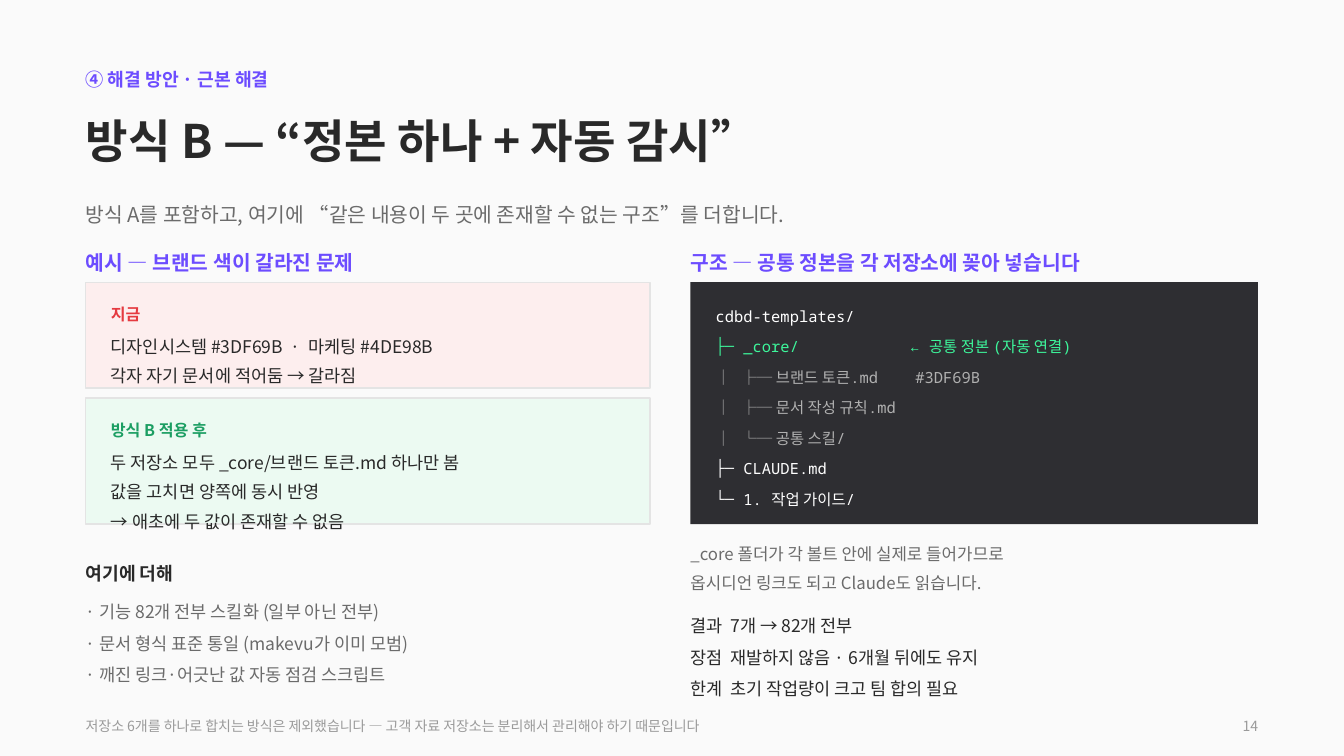
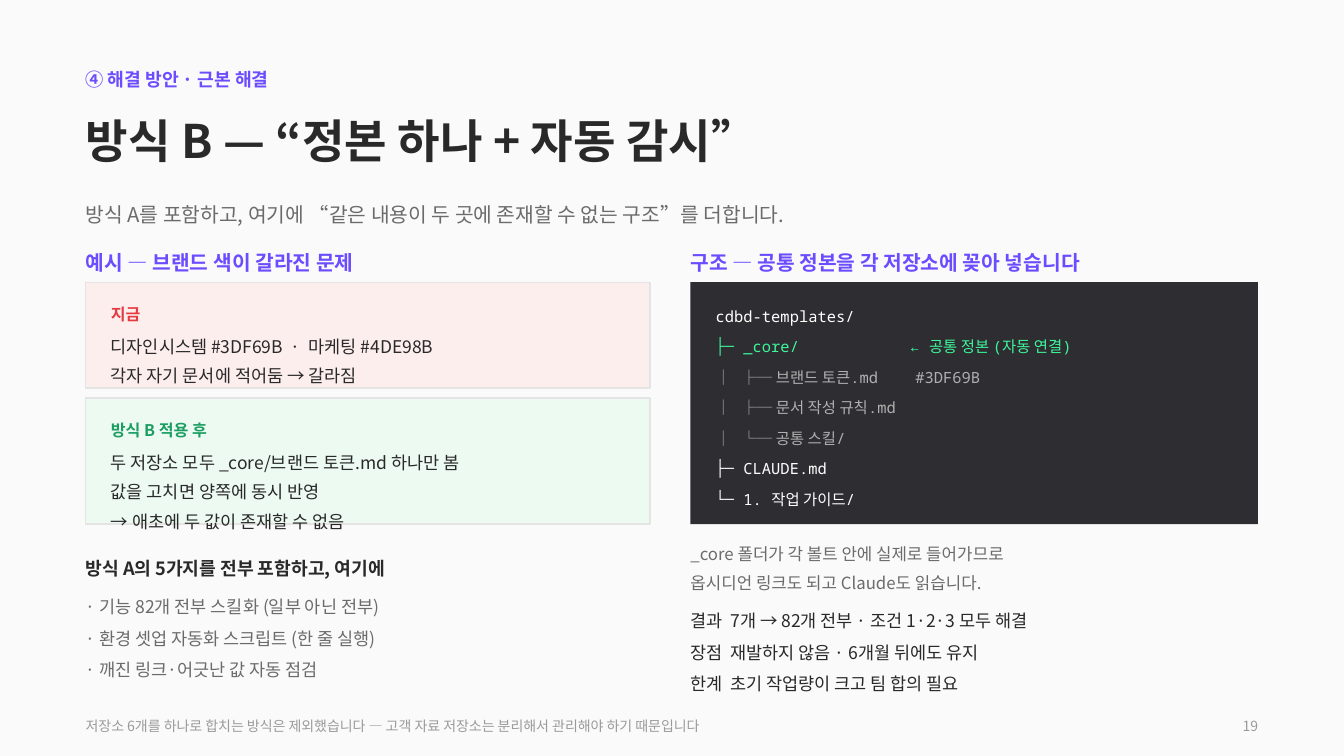
Before and after one commit to CdBd-in/design, a slide deck: slide 21 of CdBd 문서 체계 진단 및 개편 제안.pptx (slide 16 before the commit). Drawn at 1344x756 pixels with LibreOffice and Linux fonts; fonts in the diff are those of the drawing. Boxes give left, top, right and bottom in pixels: in the first picture for what was removed or moved away, otherwise in the second. Text is boxed around its words. In the diff, an @@ line names an element or a change of style, - is before the commit and + after.

```diff
--- a/CdBd 문서 체계 진단 및 개편 제안.pptx
+++ b/CdBd 문서 체계 진단 및 개편 제안.pptx
@@ text at [86, 559, 385, 579]: text changed @@
-여기에 더해
+방식 A의 5가지를 전부 포함하고, 여기에
@@ text at [690, 612, 1027, 629]: text changed @@
-결과 7개 → 82개 전부
+결과 7개 → 82개 전부 · 조건 1·2·3 모두 해결
@@ text at [99, 630, 376, 678]: text changed @@
-· 문서 형식 표준 통일 (makevu가 이미 모범)
-· 깨진 링크·어긋난 값 자동 점검 스크립트
+· 환경 셋업 자동화 스크립트 (한 줄 실행)
+· 깨진 링크·어긋난 값 자동 점검
@@ text at [1243, 721, 1259, 731]: text changed @@
-14
+19
```
Also in this commit, not shown: 16 other slides changed, 7 slides added, 1 other file.
